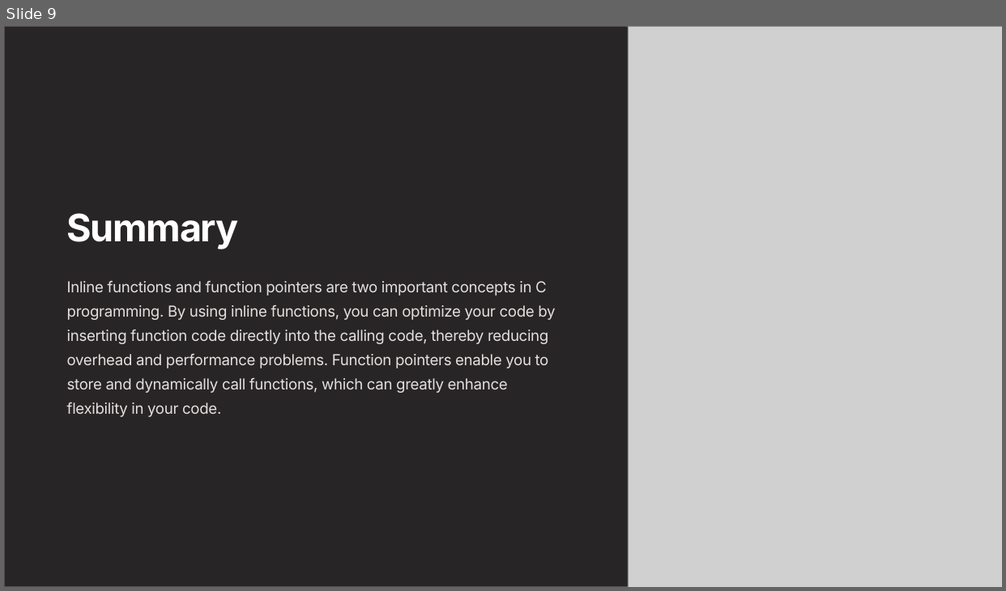
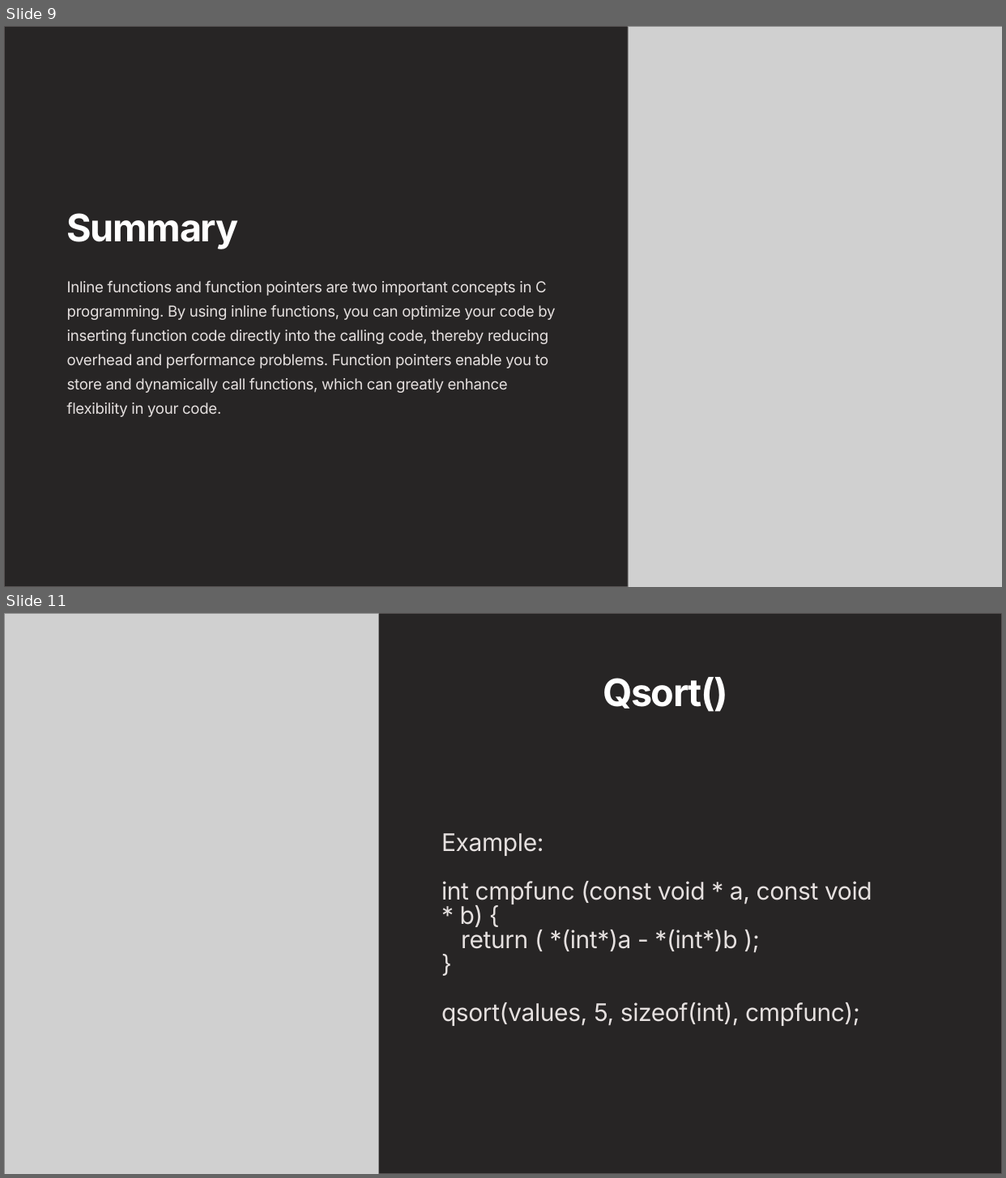
Before and after one commit to user992199/Chitkara_August_G7, a slide deck: Introduction-to-Inline-Functions-and-Function-Pointers-in-C.pptx. Shown one above the other, each under a label of ours: slide 9 before the commit, slides 9 and 11 after it; the slides between them are not shown. The pictures are 1006x591 and 1006x1178 pixels, drawn with LibreOffice and Linux fonts; fonts in the diff are those of the drawing; grey boxes stand for pictures. Boxes give left, top, right and bottom in pixels: in the first picture for what was removed or moved away, otherwise in the second. Text is boxed around its words. In the diff, an @@ line names an element or a change of style, - is before the commit and + after.

```diff
--- a/Introduction-to-Inline-Functions-and-Function-Pointers-in-C.pptx
+++ b/Introduction-to-Inline-Functions-and-Function-Pointers-in-C.pptx
@@ slide 11 added at (4, 613, 1002, 1174), background #FFFFFF @@
@@ rectangle added at (4, 613, 1002, 1174), fill #272525, outline #565151 1.09 pt @@
@@ picture added at (4, 613, 378, 1174) @@
@@ text added at (603, 677, 728, 712), 43.8 pt, text #FFFFFF, bold @@
+Qsort()
@@ text added at (441, 833, 872, 1026), 28 pt, text #E5E0DF @@
+Example:
+int cmpfunc (const void * a, const void * b) {
+return ( *(int*)a - *(int*)b );
+}
+qsort(values, 5, sizeof(int), cmpfunc);
```
Also in this commit, not shown: 1 slide changed, 1 other slide added.
